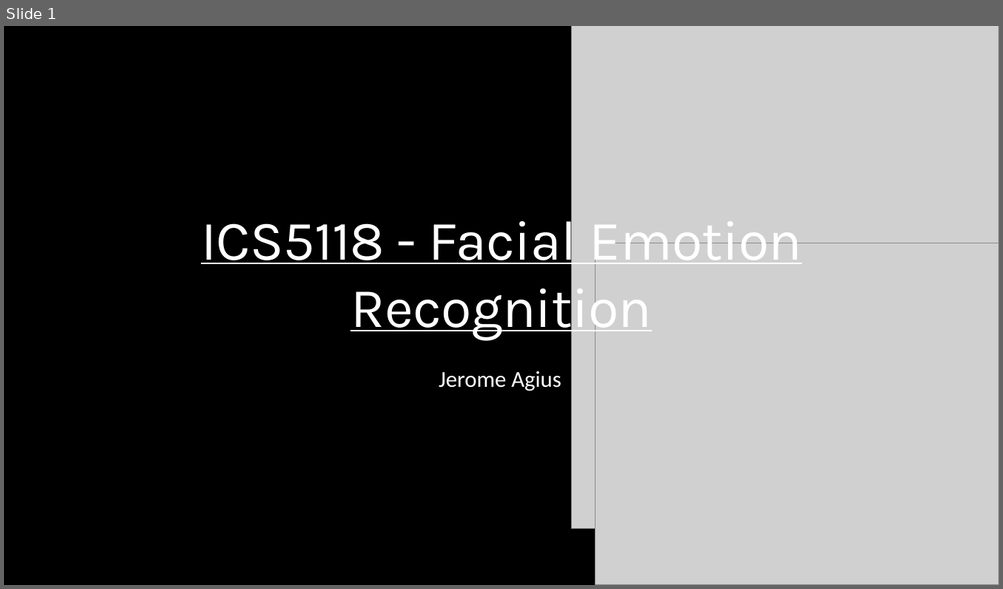
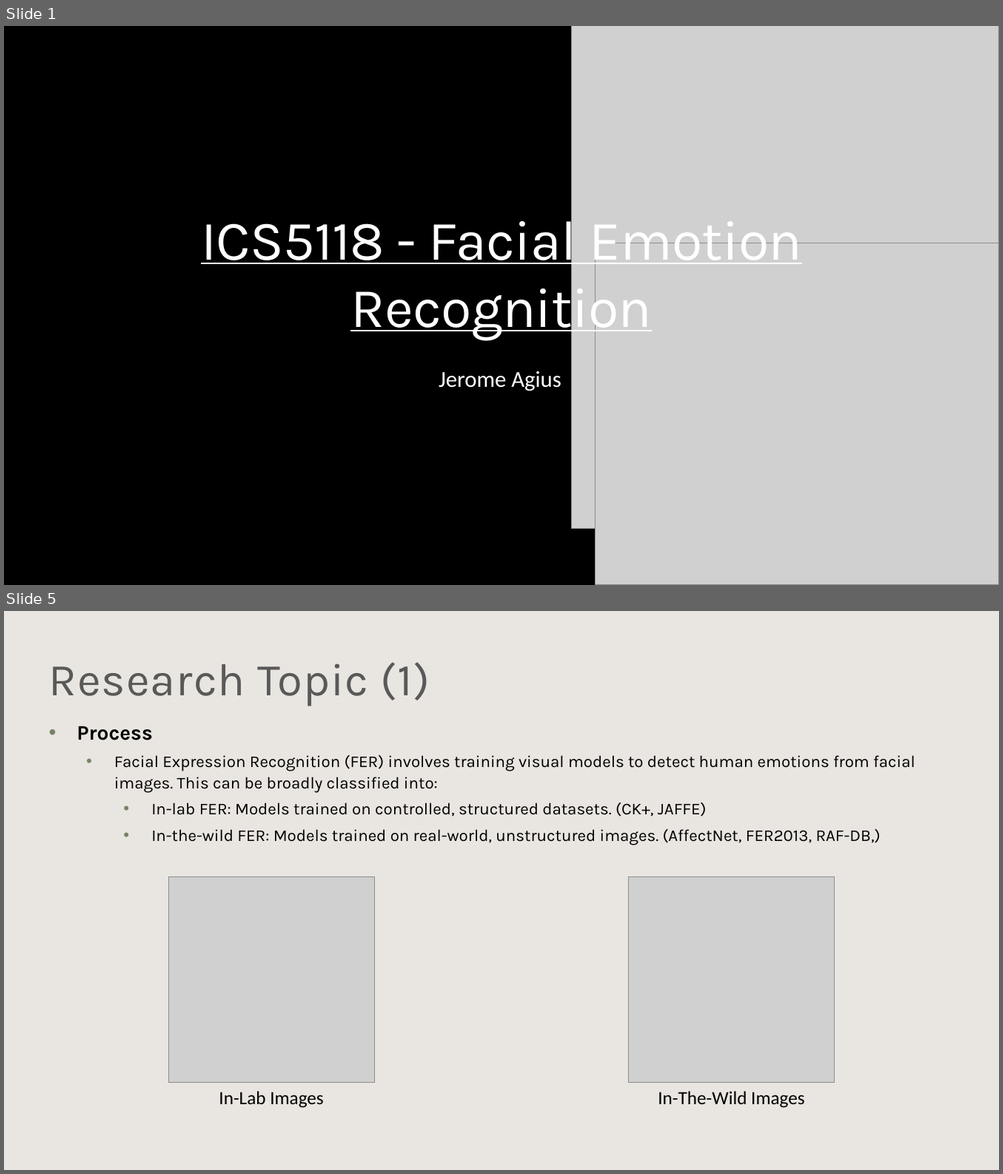
Before and after one commit to Jer0me123/Deep-Learning-For-Computer-Vision, a slide deck: ICS5118 - Facial Emotion Detection.pptx. Shown one above the other, each under a label of ours: slide 1 before the commit, slides 1 and 5 after it; the slides between them are not shown. The pictures are 1003x589 and 1003x1174 pixels, drawn with LibreOffice and Linux fonts; fonts in the diff are those of the drawing; grey boxes stand for pictures; background and template pictures are left out; a plain dark background stands for a picture behind light text. Boxes give left, top, right and bottom in pixels: in the first picture for what was removed or moved away, otherwise in the second. Text is boxed around its words. In the diff, an @@ line names an element or a change of style, - is before the commit and + after.

```diff
--- a/ICS5118 - Facial Emotion Detection.pptx
+++ b/ICS5118 - Facial Emotion Detection.pptx
@@ slide 5 added at (4, 611, 999, 1170), background #FFFFFF @@
@@ rectangle added at (4, 611, 999, 1170), fill #E0DAD4 at 70% opacity @@
@@ text added at (49, 662, 430, 706), 44 pt, text #595959 @@
+Research Topic (1)
@@ text added at (77, 726, 915, 846), 16 pt, text #000000 @@
+• Process
+  • Facial Expression Recognition (FER) involves training visual models to detect human emotions from facial images. This can be broadly classified into:
+    • In-lab FER: Models trained on controlled, structured datasets. (CK+, JAFFE)
+    • In-the-wild FER: Models trained on real-world, unstructured images. (AffectNet, FER2013, RAF-DB,)
@@ picture added at (169, 877, 375, 1083) @@
@@ picture added at (629, 877, 834, 1083) @@
@@ text added at (219, 1091, 324, 1108), 18 pt, text #000000 @@
+In-Lab Images
@@ text added at (657, 1091, 805, 1108), 18 pt, text #000000 @@
+In-The-Wild Images
```
Also in this commit, not shown: 2 slides changed, 13 other slides added, 7 other files.
